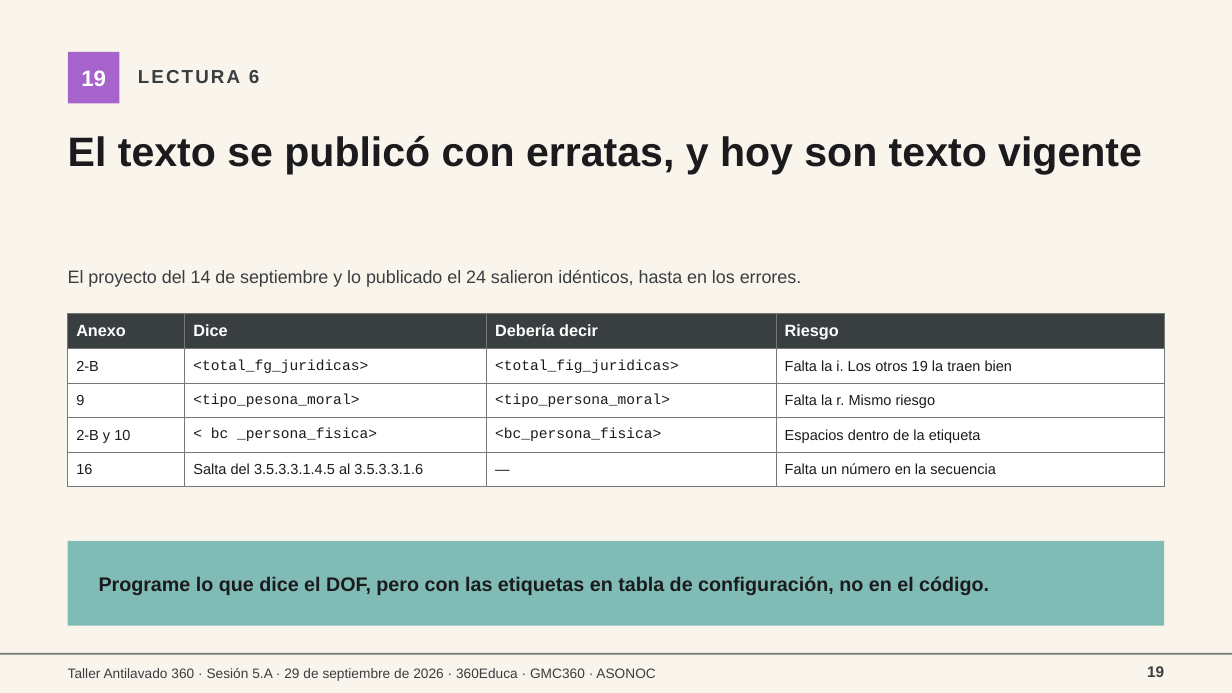
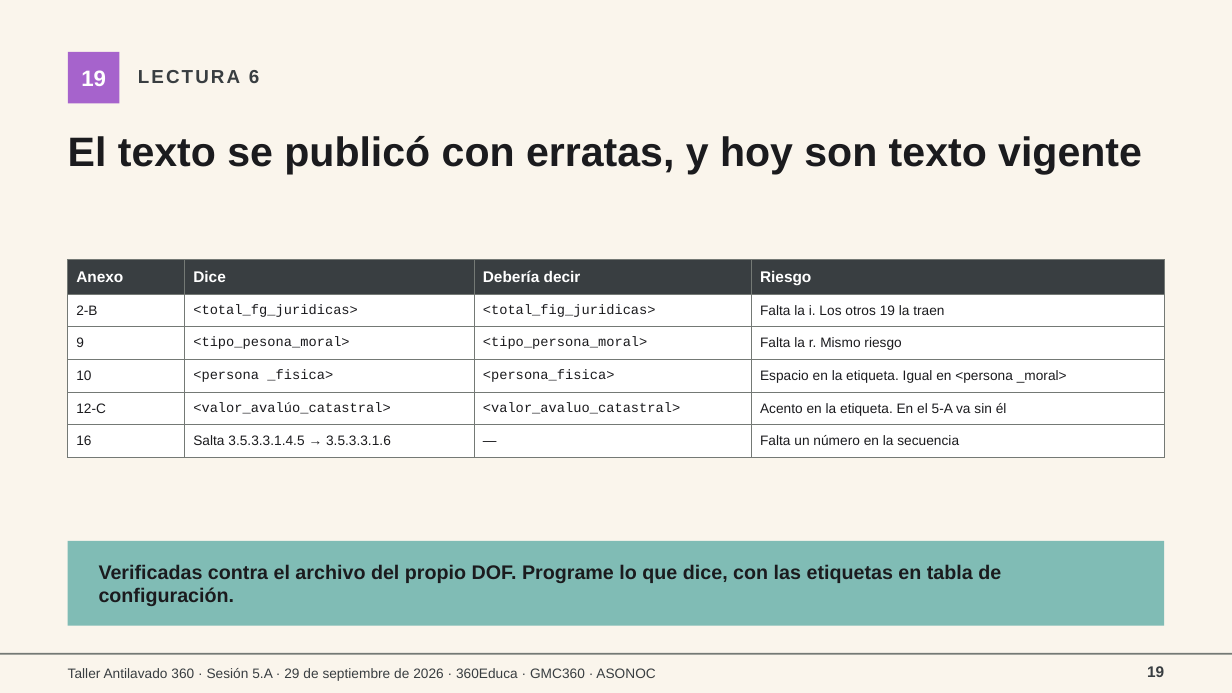
Before and after one commit to maribelvazquez/S01-TAV-IDENTIFICACION, a slide deck: slide 19 of s5a/descargables/S5A_ALU_04_Presentacion.pptx. Drawn at 1232x693 pixels with LibreOffice and Linux fonts; fonts in the diff are those of the drawing. Boxes give left, top, right and bottom in pixels: in the first picture for what was removed or moved away, otherwise in the second. Text is boxed around its words. In the diff, an @@ line names an element or a change of style, - is before the commit and + after.

```diff
--- a/s5a/descargables/S5A_ALU_04_Presentacion.pptx
+++ b/s5a/descargables/S5A_ALU_04_Presentacion.pptx
@@ table at box(68, 260, 1164, 449) @@
-row 2, column 4: Falta la i. Los otros 19 la traen bien
+row 2, column 4: Falta la i. Los otros 19 la traen
-row 4: 2-B y 10 | < bc _persona_fisica> | <bc_persona_fisica> | Espacios dentro de la etiqueta
-row 5: 16 | Salta del 3.5.3.3.1.4.5 al 3.5.3.3.1.6 | — | Falta un número en la secuencia
+row 4: 10 | <persona _fisica> | <persona_fisica> | Espacio en la etiqueta. Igual en <persona _moral>
+row 5: 12-C | <valor_avalúo_catastral> | <valor_avaluo_catastral> | Acento en la etiqueta. En el 5-A va sin él
+row 6: 16 | Salta 3.5.3.3.1.4.5 → 3.5.3.3.1.6 | — | Falta un número en la secuencia
@@ table: place and size @@
-table at box(68, 313, 1164, 478)
+table at box(68, 260, 1164, 449)
@@ text removed at box(68, 270, 801, 287) @@
-El proyecto del 14 de septiembre y lo publicado el 24 salieron idénticos, hasta en los errores.
@@ text at box(99, 564, 1001, 606): text changed @@
-Programe lo que dice el DOF, pero con las etiquetas en tabla de configuración, no en el código.
+Verificadas contra el archivo del propio DOF. Programe lo que dice, con las etiquetas en tabla de configuración.
```
Also in this commit, not shown: 14 other files.
